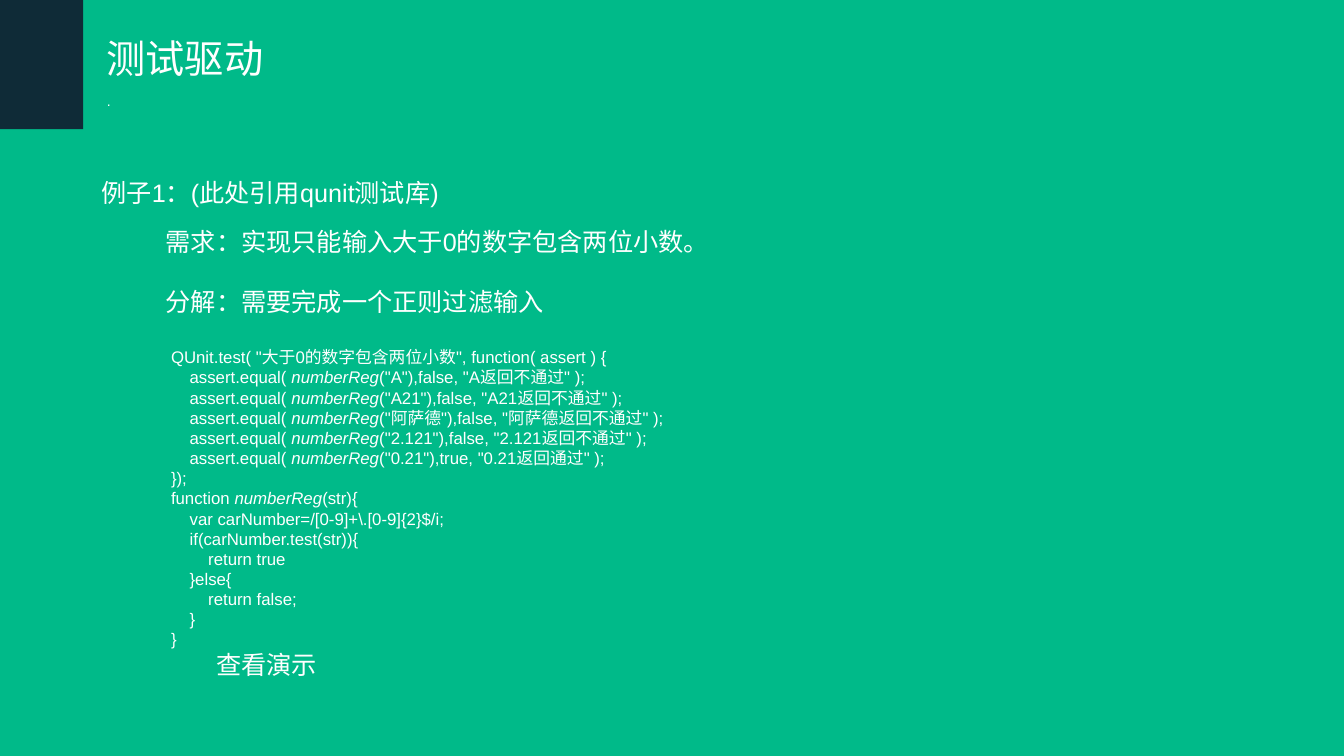
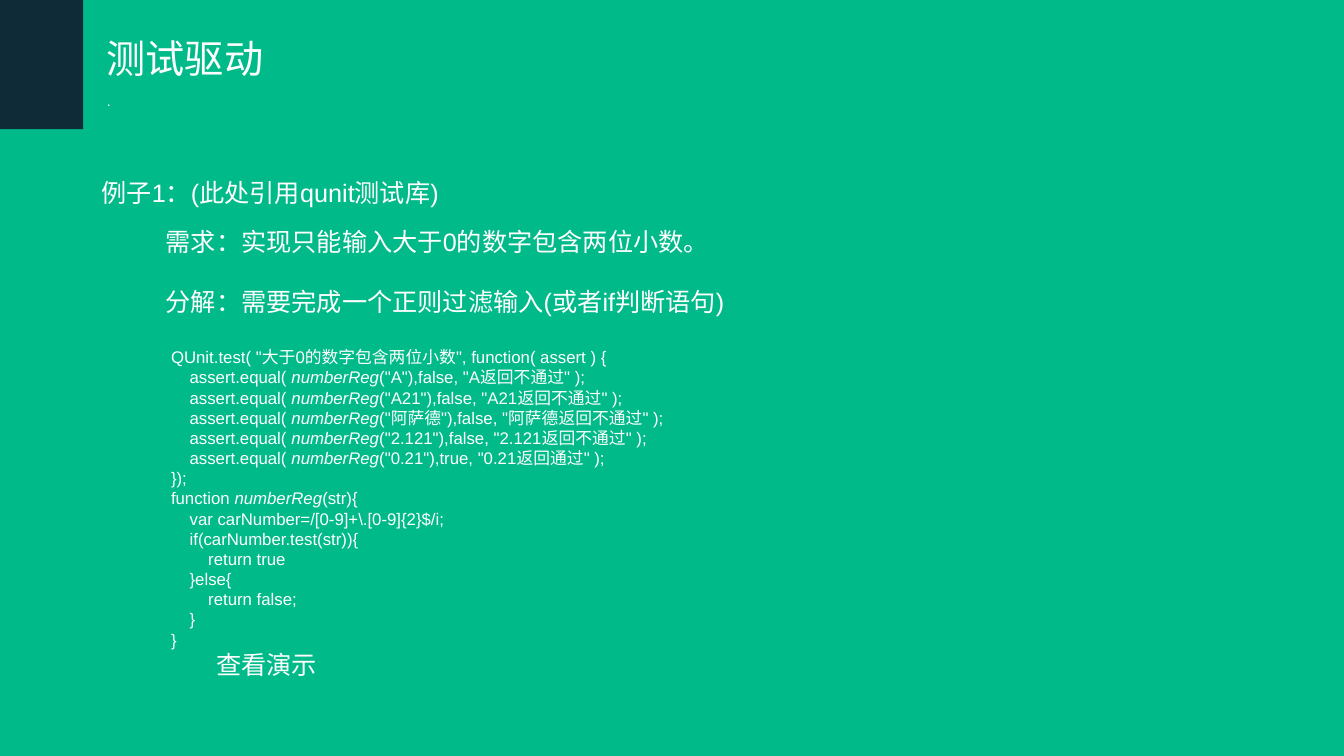
Before and after one commit to hanangjie/play, a slide deck: slide 8 of share/TDT/测试驱动开发.ppt. Drawn at 1344x756 pixels with LibreOffice and Linux fonts; fonts in the diff are those of the drawing. Boxes give left, top, right and bottom in pixels: in the first picture for what was removed or moved away, otherwise in the second. Text is boxed around its words. In the diff, an @@ line names an element or a change of style, - is before the commit and + after.

```diff
--- a/share/TDT/测试驱动开发.ppt
+++ b/share/TDT/测试驱动开发.ppt
@@ text at [166, 289, 725, 317]: text changed @@
-分解：需要完成一个正则过滤输入
+分解：需要完成一个正则过滤输入(或者if判断语句)
```
Also in this commit, not shown: 1 other slide changed, 2 slides added, 3 slides removed, 4 other files.
